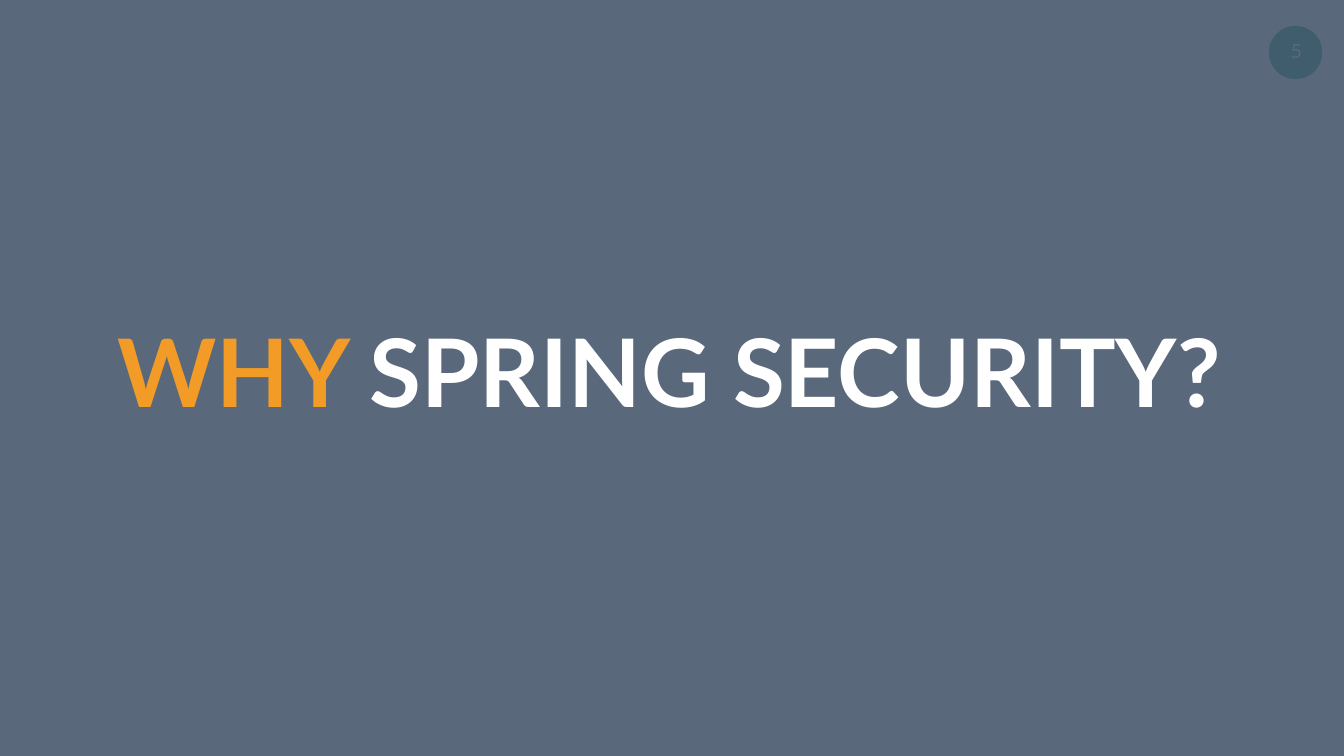
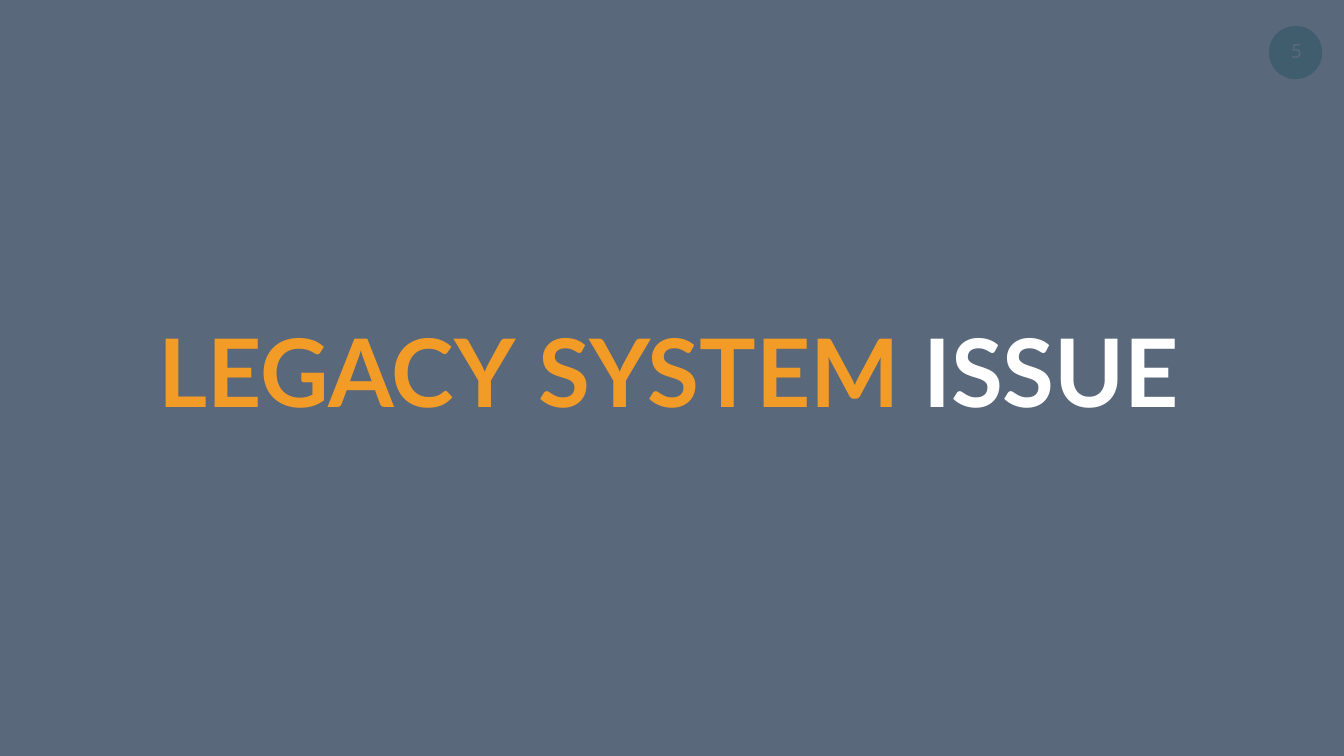
Before and after one commit to boostcamp2-gavas/reservation-system, a slide deck: slide 5 of docs/Spring Security_각자바스_발표자료.pptx. Drawn at 1344x756 pixels with LibreOffice and Linux fonts; fonts in the diff are those of the drawing. Boxes give left, top, right and bottom in pixels: in the first picture for what was removed or moved away, otherwise in the second. Text is boxed around its words. In the diff, an @@ line names an element or a change of style, - is before the commit and + after.

```diff
--- a/docs/Spring Security_각자바스_발표자료.pptx
+++ b/docs/Spring Security_각자바스_발표자료.pptx
@@ text at (x1=159, y1=338, x2=1179, y2=408): text changed; text colour #FFFFFF to #F29B26 @@
-WHY SPRING SECURITY?
+LEGACY SYSTEM ISSUE
```
Also in this commit, not shown: 2 other slides changed.
